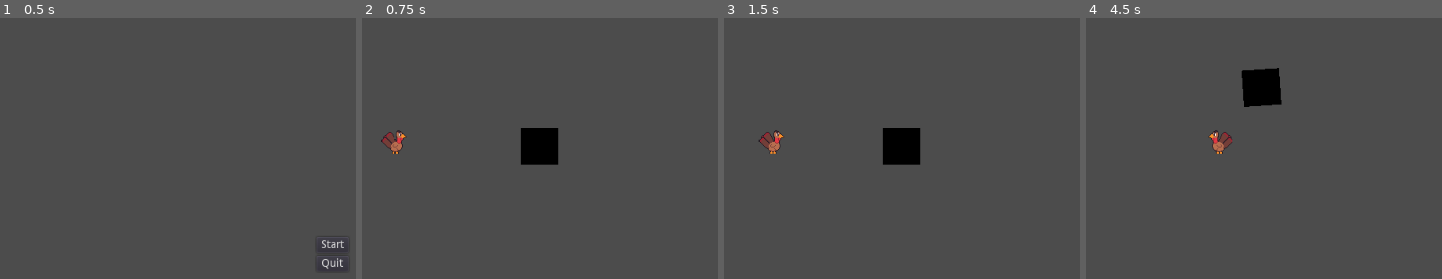
Above: before the commit, frames 1-4 (left to right).
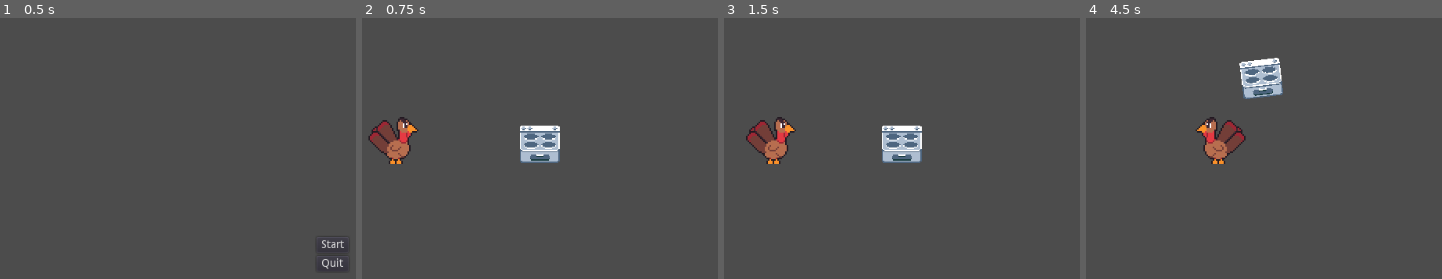
Above: after the commit, the same moments.

Repository: alexfaus08/Animals-Revenge
Game: Godot game, scene res://TitleScreen.tscn
Two runs of this game, one before a commit and one after it. Both use one fixed random seed, a clock stepped at 60 frames per second and the inputs below.
Inputs:
- Up to frame 1 (0.5 s): no input
- Up to frame 2 (0.75 s): click "Start" at 0.5 s
- Up to frame 3 (1.5 s): tap Enter at 1.25 s; hold Right (ui_right) from 1.28 s (still down)
- Up to frame 4 (4.5 s): release Right (ui_right) at 2.03 s; hold Down (ui_down) 2.03-2.78 s; hold Right (ui_right) 2.78-3.53 s; hold Up (ui_up) 3.53-4.28 s; hold Left (ui_left) from 4.28 s (still down)

Frame 1 is identical in both runs. In frame 2, 3.0% of the frame differs, in the area x 1-56%, y 37-57%; in frame 3, 3.1%; in frame 4, 3.3%, in the area x 30-56%, y 14-56%.

Commit message:
Added Stove.png

Diff:
--- a/Player.gd
+++ b/Player.gd
@@ -17,7 +17,6 @@
 		$AnimatedSprite.play("Walk Up")
 
 	elif Input.is_action_pressed("ui_down"):
-		print("down")
 		motion.y = motion_speed
 		$AnimatedSprite.play("Walk Down")
 
--- a/World.tscn
+++ b/World.tscn
@@ -1,7 +1,7 @@
 [gd_scene load_steps=47 format=2]
 
 [ext_resource path="res://Stove.gd" type="Script" id=1]
-[ext_resource path="res://sprite_0.png" type="Texture" id=2]
+[ext_resource path="res://stove.png" type="Texture" id=2]
 [ext_resource path="res://Player.gd" type="Script" id=3]
 [ext_resource path="res://Turkey_Character/tile001.png" type="Texture" id=4]
 [ext_resource path="res://Turkey_Character/tile002.png" type="Texture" id=5]
@@ -47,12 +47,12 @@
 [sub_resource type="RectangleShape2D" id=1]
 
 custom_solver_bias = 0.0
-extents = Vector2( 12.3954, 11.7907 )
+extents = Vector2( 12.3954, 13.7981 )
 
 [sub_resource type="RectangleShape2D" id=2]
 
 custom_solver_bias = 0.0
-extents = Vector2( 20, 20 )
+extents = Vector2( 16.0465, 16.0465 )
 
 [sub_resource type="SpriteFrames" id=3]
 
@@ -116,12 +116,16 @@
 angular_velocity = 0.0
 angular_damp = -1.0
 script = ExtResource( 1 )
+__meta__ = {
+"_edit_group_": true
+}
 
 [node name="CollisionShape2D" type="CollisionShape2D" parent="Stove" index="0"]
 
-position = Vector2( 28.5577, 57.1154 )
-scale = Vector2( 2.33462, 2.7122 )
+position = Vector2( 31, 54.7692 )
+scale = Vector2( 2.2, 2 )
 shape = SubResource( 1 )
+_sections_unfolded = [ "Transform" ]
 
 [node name="Sprite" type="Sprite" parent="Stove" index="1"]
 
@@ -134,11 +138,13 @@
 [node name="Player" type="KinematicBody2D" parent="." index="1"]
 
 position = Vector2( 130, 160 )
+scale = Vector2( 2, 2 )
 input_pickable = false
 collision_layer = 1
 collision_mask = 1
 collision/safe_margin = 0.08
 script = ExtResource( 3 )
+_sections_unfolded = [ "Collision", "Material", "Pickable", "Transform", "Visibility", "collision" ]
 __meta__ = {
 "_edit_group_": true
 }
@@ -146,9 +152,10 @@
 
 [node name="CollisionShape2D" type="CollisionShape2D" parent="Player" index="0"]
 
-position = Vector2( 1.5, -1.5 )
-scale = Vector2( 0.934783, 0.934783 )
+position = Vector2( 0.8, -1 )
+scale = Vector2( 0.83, 1 )
 shape = SubResource( 2 )
+_sections_unfolded = [ "Transform" ]
 
 [node name="AnimatedSprite" type="AnimatedSprite" parent="Player" index="1"]
 
Binary file added: stove.png
Not shown, added: stove.png.import
